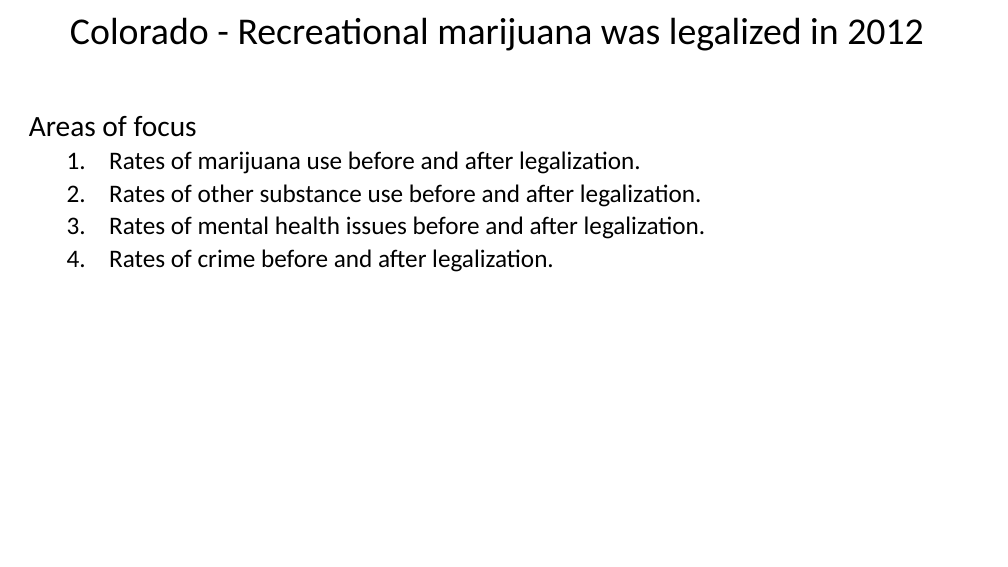
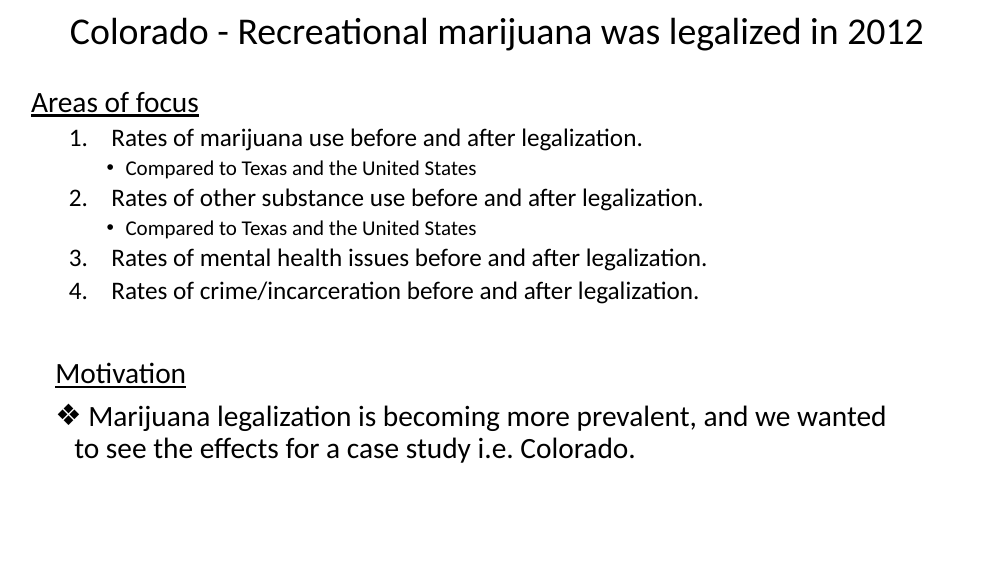
Before and after one commit to zdsteele/Project_1, a slide deck: slide 2 of Outline.pptx. Drawn at 1008x567 pixels with LibreOffice and Linux fonts; fonts in the diff are those of the drawing. Boxes give left, top, right and bottom in pixels: in the first picture for what was removed or moved away, otherwise in the second. Text is boxed around its words. In the diff, an @@ line names an element or a change of style, - is before the commit and + after.

```diff
--- a/Outline.pptx
+++ b/Outline.pptx
@@ text "Areas of focus": place and size @@
-text "Areas of focus" at (29,116,706,272)
+text "Areas of focus" at (31,92,708,304)
@@ text at (31,92,199,117): underline on in "Areas of focus" @@
@@ text at (126,160,477,179): paragraph added @@
+    • Compared to Texas and the United States
@@ text at (126,220,477,239): paragraph added @@
+    • Compared to Texas and the United States
@@ text at (111,281,700,304): text changed @@
-  4. Rates of crime before and after legalization.
+  4. Rates of crime/incarceration before and after legalization.
@@ text added at (55,362,886,463), 28 pt, text #000000 @@
+Motivation
+❖ Marijuana legalization is becoming more prevalent, and we wanted to see the effects for a case study i.e. Colorado.
```
Also in this commit, not shown: 2 other slides changed, 3 slides added, 3 slides removed.
